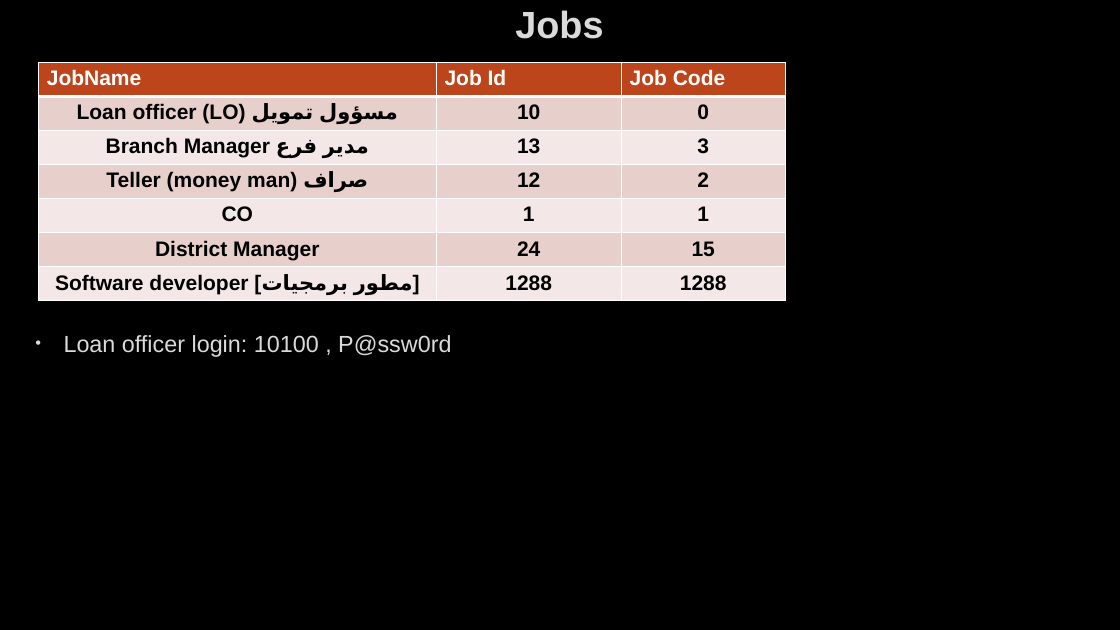
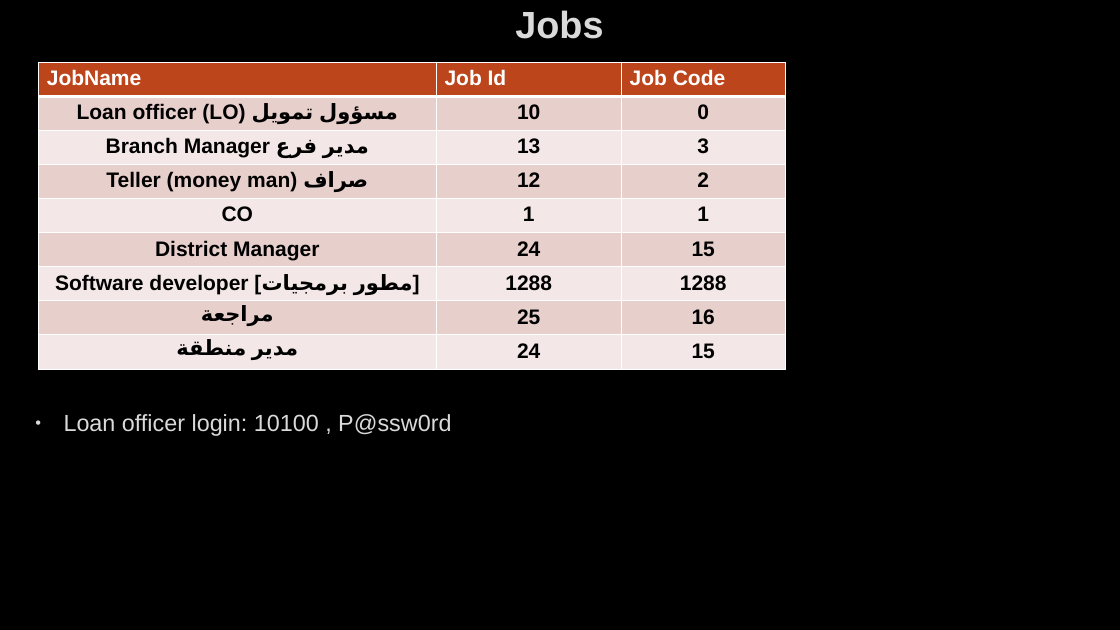
Before and after one commit to AhmedMohamedSamir1/Summary, a slide deck: slide 208 of Dot Net/Business.pptx (slide 187 before the commit). Drawn at 1120x630 pixels with LibreOffice and Linux fonts; fonts in the diff are those of the drawing; background and template pictures are left out. Boxes give left, top, right and bottom in pixels: in the first picture for what was removed or moved away, otherwise in the second. Text is boxed around its words. In the diff, an @@ line names an element or a change of style, - is before the commit and + after.

```diff
--- a/Dot Net/Business.pptx
+++ b/Dot Net/Business.pptx
@@ text "Loan officer login: 10100 , ...": place and size @@
-text "Loan officer login: 10100 , ..." at (64,335,451,357)
+text "Loan officer login: 10100 , ..." at (64,414,451,436)
@@ table at (39,62,785,369) @@
+row 8: مراجعة | 25 | 16
+row 9: مدير منطقة | 24 | 15
```
Also in this commit, not shown: 15 other slides changed, 38 slides added, 2 slides removed, 7 other files.
